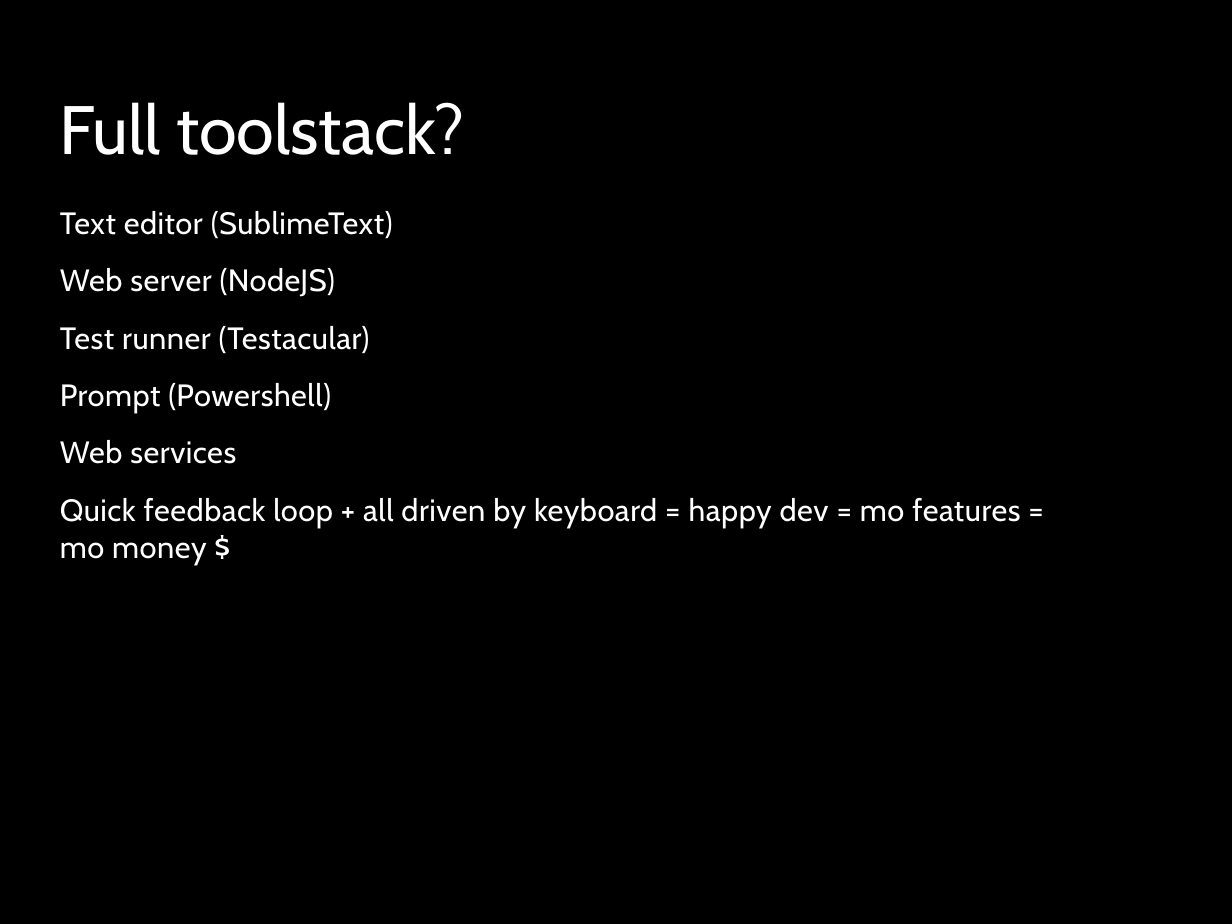
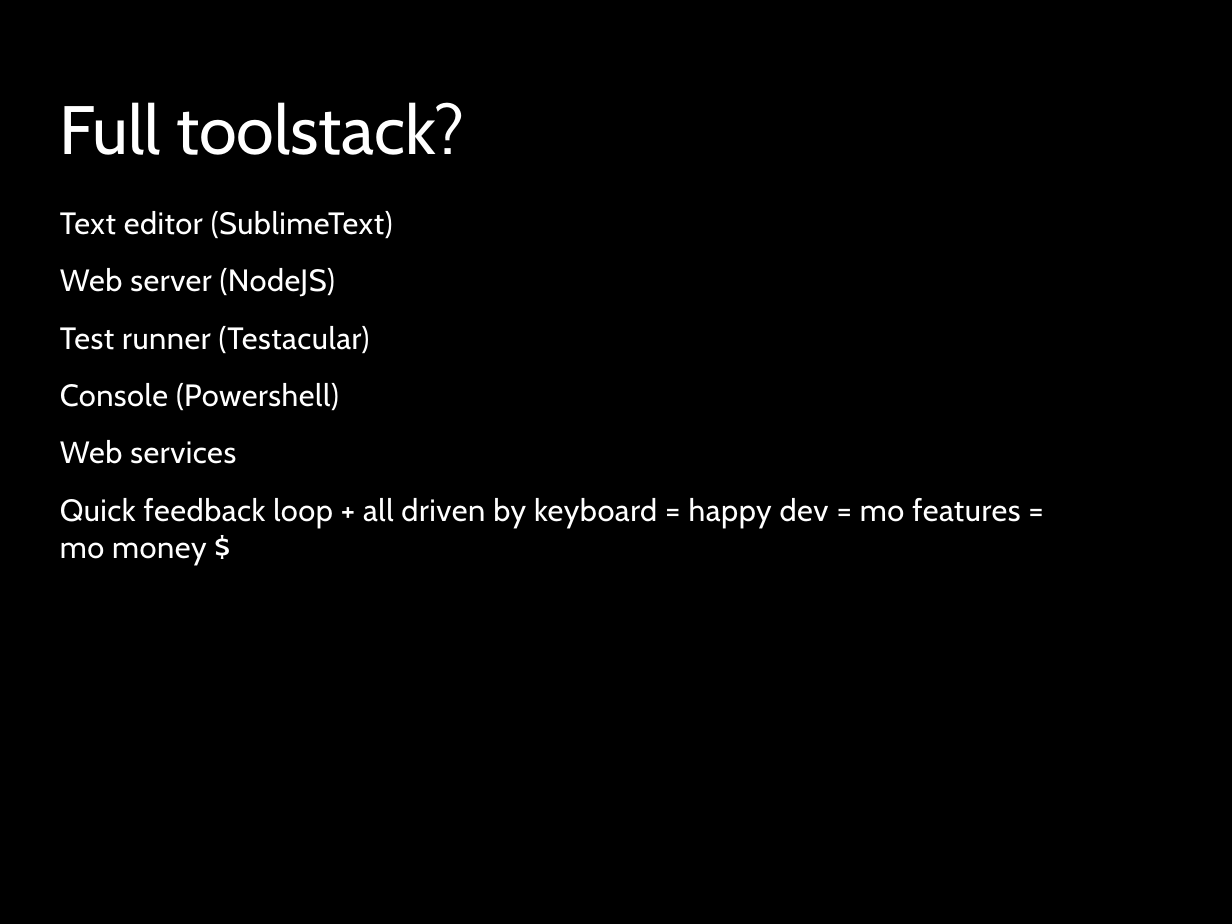
Before and after one commit to kevinkemp/Presentations, a slide deck: slide 8 of angularjs/AngularJS.pptx (slide 7 before the commit). Drawn at 1232x924 pixels with LibreOffice and Linux fonts; fonts in the diff are those of the drawing; background and template pictures are left out. Boxes give left, top, right and bottom in pixels: in the first picture for what was removed or moved away, otherwise in the second. Text is boxed around its words. In the diff, an @@ line names an element or a change of style, - is before the commit and + after.

```diff
--- a/angularjs/AngularJS.pptx
+++ b/angularjs/AngularJS.pptx
@@ text at box(60, 383, 339, 411): text changed @@
-Prompt (Powershell)
+Console (Powershell)
```
Also in this commit, not shown: 2 other slides changed, 1 slide added.
